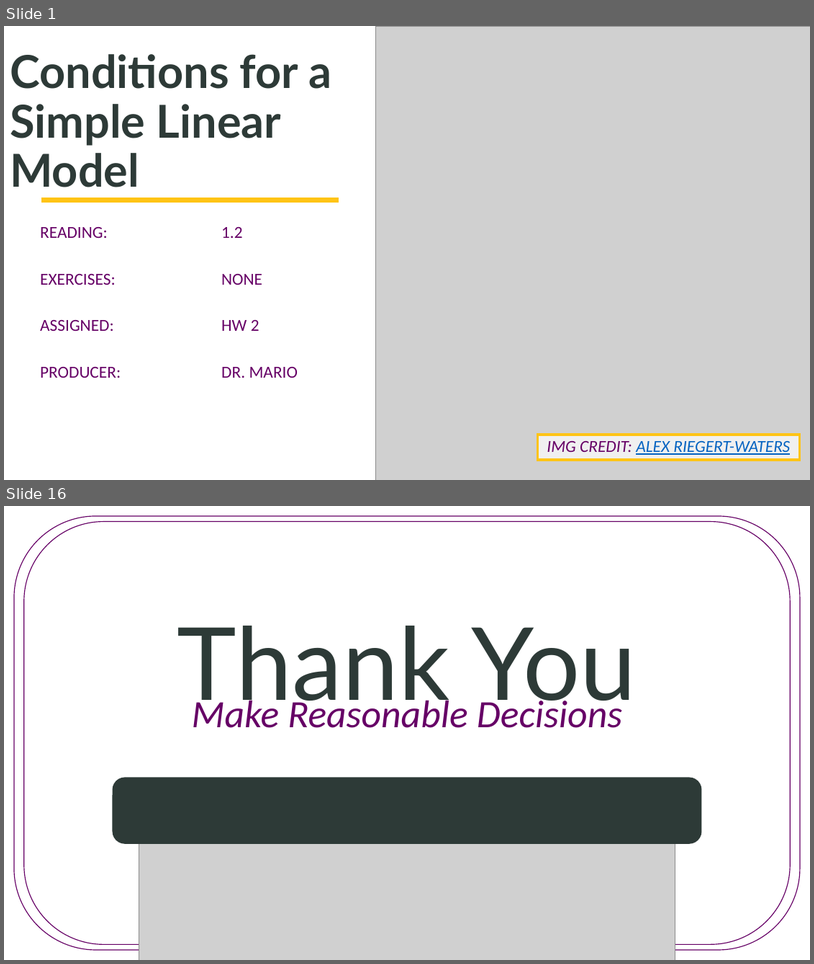
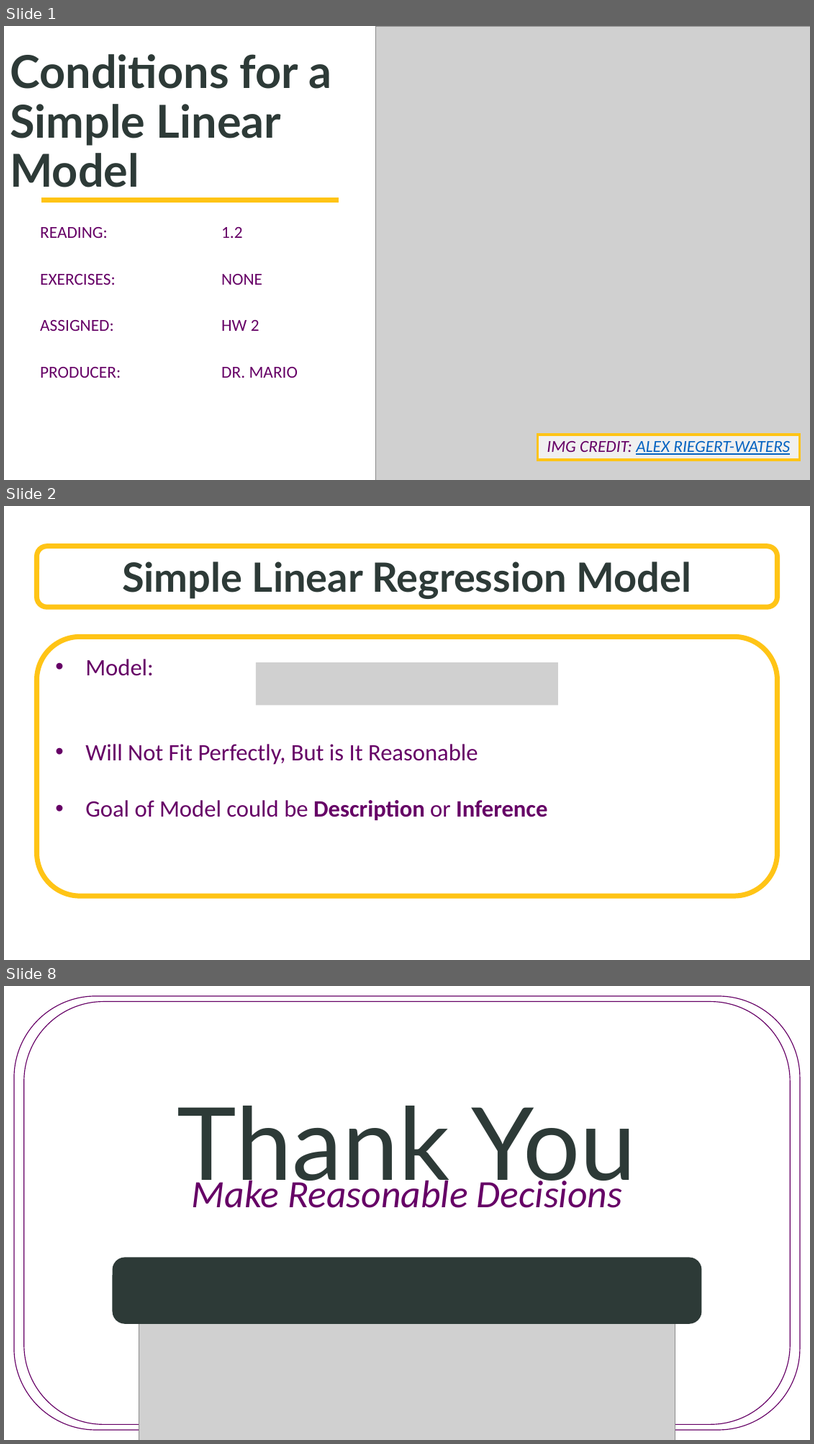
Before and after one commit to SuperMarioGiacomazzo/STOR455_WEBSITE, a slide deck: Lectures/4 - Conditions for a Simple Linear Model.pptx. Shown one above the other, each under a label of ours: slides 1 and 16 before the commit, slides 1, 2 and 8 after it; the slides between them are not shown. The pictures are 814x964 and 814x1444 pixels, drawn with LibreOffice and Linux fonts; fonts in the diff are those of the drawing; grey boxes stand for pictures; background and template pictures are left out. Boxes give left, top, right and bottom in pixels: in the first picture for what was removed or moved away, otherwise in the second. Text is boxed around its words. In the diff, an @@ line names an element or a change of style, - is before the commit and + after.

```diff
--- a/Lectures/4 - Conditions for a Simple Linear Model.pptx
+++ b/Lectures/4 - Conditions for a Simple Linear Model.pptx
@@ slide 2 added at [4, 506, 810, 960], background picture (left out) @@
@@ rounded rectangle added at [36, 546, 778, 607], fill #FFFFFF at 70% opacity, outline #FFC416 6 pt, 48 pt, text #2D3A37, bold @@
+Simple Linear Regression Model
@@ rounded rectangle added at [36, 636, 778, 896], fill #FFFFFF, outline #FFC416 6 pt, 28 pt, text #660066 @@
+• Model:
+• Will Not Fit Perfectly, But is It Reasonable
+• Goal of Model could be Description or Inference
@@ picture added at [256, 662, 558, 705] @@
@@ what was slide 16 is now slide 8 @@
```
Also in this commit, not shown: 5 other slides added, 14 slides removed, 12 other files.
